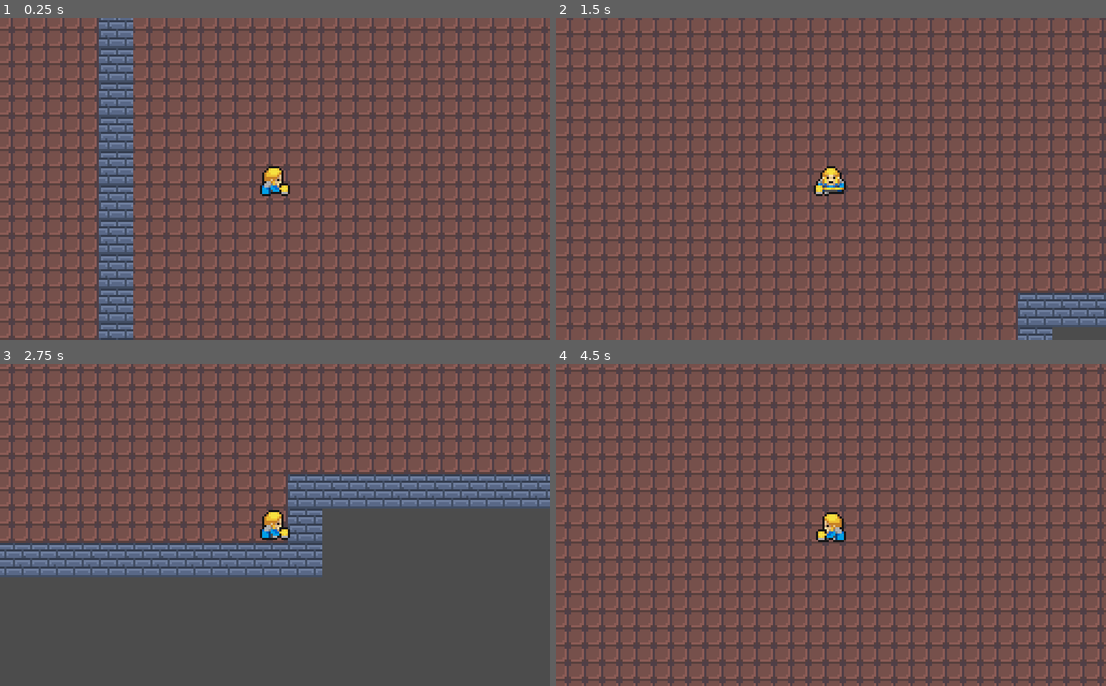
Above: before the commit, frames 1-4 (two rows, left to right).
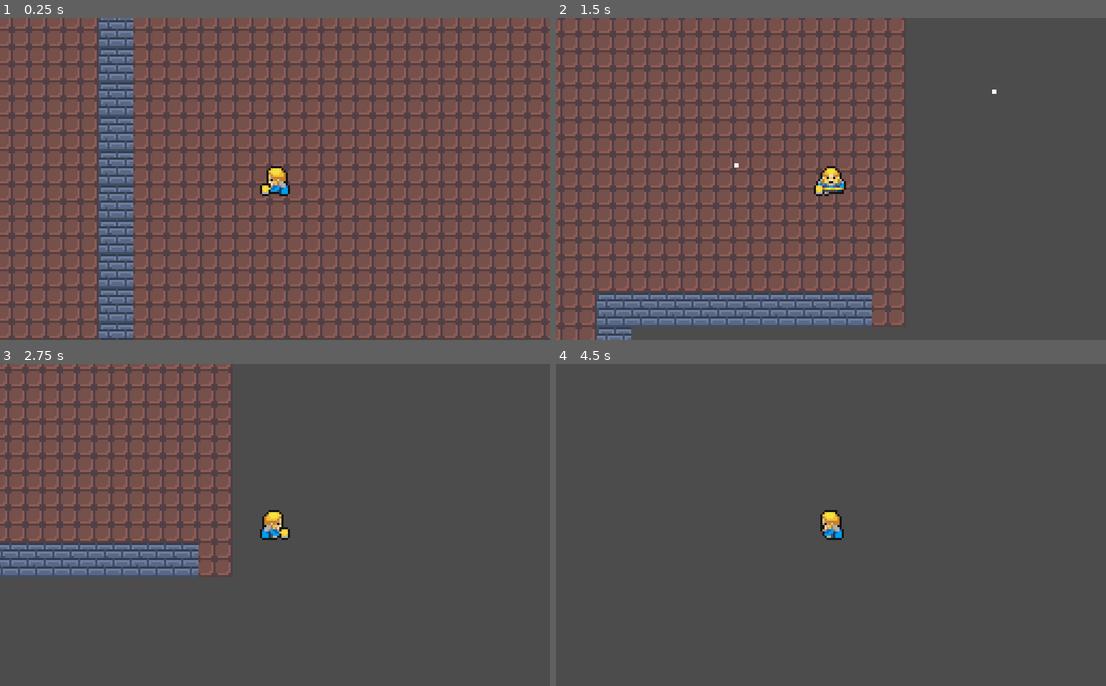
Above: after the commit, the same moments.

Repository: aayushrh/pikmin-Idea
Game: Godot game, scene res://World/World.tscn
Two runs of this game, one before a commit and one after it. Both use one fixed random seed, a clock stepped at 60 frames per second and the inputs below.
Inputs (mouse positions are in pixels of both pictures, inside the frame that each line leads up to):
- Up to frame 1 (0.25 s): no input
- Up to frame 2 (1.5 s): tap Enter at 0.5 s; move the mouse to (952, 162) at 0.52 s; hold D (game_right) 0.53-1.28 s; tap Space (dash) at 0.6 s; right-click (952, 162) at 0.8 s; move the mouse to (721, 195) at 1.27 s; hold S (game_down) from 1.28 s (still down); right-click (721, 195) at 1.35 s
- Up to frame 3 (2.75 s): click (165, 541) at 1.55 s; move the mouse to (330, 454) at 2.02 s; release S (game_down) at 2.03 s; hold D (game_right) from 2.03 s (still down); click (330, 454) at 2.1 s; tap Space (dash) at 2.3 s
- Up to frame 4 (4.5 s): move the mouse to (803, 589) at 2.77 s; release D (game_right) at 2.78 s; hold W (game_up) 2.78-3.53 s; tap Space (dash) at 2.85 s; right-click (803, 589) at 3.05 s; move the mouse to (996, 573) at 3.52 s; hold A (game_left) from 3.53 s (still down); right-click (996, 573) at 3.6 s; click (996, 573) at 3.8 s; move the mouse to (666, 476) at 4.27 s; click (666, 476) at 4.35 s

The runs differ from the first frame. In frame 1, 0.3% of the frame differs, in the area x 47-53%, y 46-56%; in frame 2, 51%; in frame 3, 27%; in frame 4, 70%, in the area x 0-100%, y 0-100%.

Commit message:
Attacking

Diff:
--- a/Player.gd
+++ b/Player.gd
@@ -9,8 +9,9 @@
 export(float) var DASH_TIME = 1.5
 export(float) var DASH_COOLDOWN = 1
 
-var dashing = false
 var can_dash = true
+
+var playerState = "Move"
 
 onready var Bullet = preload("res://Player//Bullet.tscn")
 
@@ -19,26 +20,42 @@
 
 func _ready():
 	aTree.active = true
+	#state.travel("Attack")
+	#playerState = "Attack"
 
 func _process(delta):
 	if(Input.is_action_just_pressed("shoot")):
 		var vector = get_global_mouse_position() - global_position
-		vector.normalized()
+		vector = vector.normalized()
 		var bullet = Bullet.instance()
 		bullet.global_position = global_position
 		bullet.direction = vector
 		get_tree().current_scene.add_child(bullet)
-	if(!dashing):
+	if(playerState == "Move"):
 		_move(delta)
-	else:
+	elif (playerState == "Dash"):
 		_dash(delta)
+	elif (playerState == "Attack"):
+		_attack()
+
+func _attack():
+	state.travel("Attack")
 
 func _move(delta):
+	var vector = get_global_mouse_position() - global_position
+	vector = vector.normalized()
+	aTree.set("parameters/Attack/blend_position", vector)
+
+	if(Input.is_action_just_pressed("attack")):
+		state.travel("Attack")
+		playerState = "Attack"
+		$SwordTimer.start(0.5)
 
 	if(Input.is_action_just_pressed("dash") and can_dash):
-		dashing = true
+		playerState = "Dash"
 		can_dash = false
 		$DashTimer.start(DASH_TIME)
+		$DashCooldown.start(DASH_COOLDOWN)
 
 	var input_vector = Vector2.ZERO
 	input_vector.x = Input.get_action_strength("game_right") - Input.get_action_strength("game_left")
@@ -58,16 +75,15 @@
 	velocity = move_and_slide(velocity)
 
 func _dash(delta):
-	var old_vel = velocity
-	velocity.normalized()
-	var input_vector = velocity
-	velocity = old_vel
-	input_vector *= DASH_SPEED
+	var input_vector = velocity.normalized()
+	input_vector *= DASH_SPEED * 100
 	move_and_slide(input_vector * delta)
 
 func _on_DashTimer_timeout():
-	dashing = false
-	$DashCooldown.start(DASH_COOLDOWN)
+	playerState = "Move"
 
 func _on_DashCooldown_timeout():
 	can_dash = true
+
+func _on_SwordTimer_timeout():
+	playerState = "Move"
--- a/Player/Bullet.gd
+++ b/Player/Bullet.gd
@@ -1,8 +1,11 @@
 extends KinematicBody2D
 
-export(int) var speed = 5000
+export(int) var speed = 250
 
 var direction = Vector2.ZERO
 
 func _process(delta):
-	move_and_slide(direction * speed * delta)
+	move_and_slide(direction * speed * 75 * delta)
+
+func _on_Wall_body_entered(body):
+	queue_free()
--- a/Player/Bullet.tscn
+++ b/Player/Bullet.tscn
@@ -1,9 +1,14 @@
-[gd_scene load_steps=3 format=2]
+[gd_scene load_steps=4 format=2]
 
 [ext_resource path="res://Player/Bullet.gd" type="Script" id=1]
 [ext_resource path="res://Hitbox.gd" type="Script" id=2]
 
+[sub_resource type="CircleShape2D" id=1]
+radius = 2.0
+
 [node name="Bullet" type="KinematicBody2D"]
+collision_layer = 0
+collision_mask = 0
 script = ExtResource( 1 )
 
 [node name="Hitbox" type="Area2D" parent="."]
@@ -16,3 +21,11 @@
 
 [node name="Polygon2D" type="Polygon2D" parent="."]
 polygon = PoolVector2Array( -1, 1, 1, 1, 1, -1, -1, -1 )
+
+[node name="Wall" type="Area2D" parent="."]
+collision_mask = 0
+
+[node name="CollisionShape2D" type="CollisionShape2D" parent="Wall"]
+shape = SubResource( 1 )
+
+[connection signal="body_entered" from="Wall" to="." method="_on_Wall_body_entered"]
--- a/Player/Player.tscn
+++ b/Player/Player.tscn
@@ -1,7 +1,167 @@
-[gd_scene load_steps=26 format=2]
+[gd_scene load_steps=39 format=2]
 
 [ext_resource path="res://Player.gd" type="Script" id=1]
 [ext_resource path="res://Art/Champions/Arthax.png" type="Texture" id=2]
+
+[sub_resource type="Animation" id=24]
+resource_name = "Attack_Down"
+length = 0.5
+tracks/0/type = "value"
+tracks/0/path = NodePath("Sprite:frame")
+tracks/0/interp = 1
+tracks/0/loop_wrap = true
+tracks/0/imported = false
+tracks/0/enabled = true
+tracks/0/keys = {
+"times": PoolRealArray( 0, 0.1, 0.2, 0.3, 0.4 ),
+"transitions": PoolRealArray( 1, 1, 1, 1, 1 ),
+"update": 1,
+"values": [ 20, 21, 22, 23, 24 ]
+}
+tracks/1/type = "value"
+tracks/1/path = NodePath("Pivot:rotation_degrees")
+tracks/1/interp = 1
+tracks/1/loop_wrap = true
+tracks/1/imported = false
+tracks/1/enabled = true
+tracks/1/keys = {
+"times": PoolRealArray( 0 ),
+"transitions": PoolRealArray( 1 ),
+"update": 1,
+"values": [ 0.0 ]
+}
+tracks/2/type = "value"
+tracks/2/path = NodePath("Pivot/Hitbox/CollisionShape2D:disabled")
+tracks/2/interp = 1
+tracks/2/loop_wrap = true
+tracks/2/imported = false
+tracks/2/enabled = true
+tracks/2/keys = {
+"times": PoolRealArray( 0, 0.5 ),
+"transitions": PoolRealArray( 1, 1 ),
+"update": 1,
+"values": [ false, true ]
+}
+
+[sub_resource type="Animation" id=27]
+resource_name = "Attack_Left"
+length = 0.5
+tracks/0/type = "value"
+tracks/0/path = NodePath("Sprite:frame")
+tracks/0/interp = 1
+tracks/0/loop_wrap = true
+tracks/0/imported = false
+tracks/0/enabled = true
+tracks/0/keys = {
+"times": PoolRealArray( 0, 0.1, 0.2, 0.3, 0.4 ),
+"transitions": PoolRealArray( 1, 1, 1, 1, 1 ),
+"update": 1,
+"values": [ 35, 36, 37, 38, 39 ]
+}
+tracks/1/type = "value"
+tracks/1/path = NodePath("Pivot:rotation_degrees")
+tracks/1/interp = 1
+tracks/1/loop_wrap = true
+tracks/1/imported = false
+tracks/1/enabled = true
+tracks/1/keys = {
+"times": PoolRealArray( 0 ),
+"transitions": PoolRealArray( 1 ),
+"update": 1,
+"values": [ 90.0 ]
+}
+tracks/2/type = "value"
+tracks/2/path = NodePath("Pivot/Hitbox/CollisionShape2D:disabled")
+tracks/2/interp = 1
+tracks/2/loop_wrap = true
+tracks/2/imported = false
+tracks/2/enabled = true
+tracks/2/keys = {
+"times": PoolRealArray( 0, 0.5 ),
+"transitions": PoolRealArray( 1, 1 ),
+"update": 1,
+"values": [ false, true ]
+}
+
+[sub_resource type="Animation" id=26]
+resource_name = "Attack_Right"
+length = 0.5
+tracks/0/type = "value"
+tracks/0/path = NodePath("Sprite:frame")
+tracks/0/interp = 1
+tracks/0/loop_wrap = true
+tracks/0/imported = false
+tracks/0/enabled = true
+tracks/0/keys = {
+"times": PoolRealArray( 0, 0.1, 0.2, 0.3, 0.4 ),
+"transitions": PoolRealArray( 1, 1, 1, 1, 1 ),
+"update": 1,
+"values": [ 30, 31, 32, 33, 34 ]
+}
+tracks/1/type = "value"
+tracks/1/path = NodePath("Pivot:rotation_degrees")
+tracks/1/interp = 1
+tracks/1/loop_wrap = true
+tracks/1/imported = false
+tracks/1/enabled = true
+tracks/1/keys = {
+"times": PoolRealArray( 0 ),
+"transitions": PoolRealArray( 1 ),
+"update": 1,
+"values": [ -90.0 ]
+}
+tracks/2/type = "value"
+tracks/2/path = NodePath("Pivot/Hitbox/CollisionShape2D:disabled")
+tracks/2/interp = 1
+tracks/2/loop_wrap = true
+tracks/2/imported = false
+tracks/2/enabled = true
+tracks/2/keys = {
+"times": PoolRealArray( 0, 0.5 ),
+"transitions": PoolRealArray( 1, 1 ),
+"update": 1,
+"values": [ false, true ]
+}
+
+[sub_resource type="Animation" id=25]
+resource_name = "Attack_Up"
+length = 0.5
+tracks/0/type = "value"
+tracks/0/path = NodePath("Sprite:frame")
+tracks/0/interp = 1
+tracks/0/loop_wrap = true
+tracks/0/imported = false
+tracks/0/enabled = true
+tracks/0/keys = {
+"times": PoolRealArray( 0, 0.1, 0.2, 0.3, 0.4 ),
+"transitions": PoolRealArray( 1, 1, 1, 1, 1 ),
+"update": 1,
+"values": [ 25, 26, 27, 28, 29 ]
+}
+tracks/1/type = "value"
+tracks/1/path = NodePath("Pivot:rotation_degrees")
+tracks/1/interp = 1
+tracks/1/loop_wrap = true
+tracks/1/imported = false
+tracks/1/enabled = true
+tracks/1/keys = {
+"times": PoolRealArray( 0 ),
+"transitions": PoolRealArray( 1 ),
+"update": 1,
+"values": [ 180.0 ]
+}
+tracks/2/type = "value"
+tracks/2/path = NodePath("Pivot/Hitbox/CollisionShape2D:disabled")
+tracks/2/interp = 1
+tracks/2/loop_wrap = true
+tracks/2/imported = false
+tracks/2/enabled = true
+tracks/2/keys = {
+"times": PoolRealArray( 0, 0.5 ),
+"transitions": PoolRealArray( 1, 1 ),
+"update": 1,
+"values": [ false, true ]
+}
 
 [sub_resource type="Animation" id=1]
 resource_name = "Idle_Down"
@@ -85,6 +245,30 @@
 "update": 0,
 "values": [ 5 ]
 }
+tracks/1/type = "value"
+tracks/1/path = NodePath("Pivot:rotation_degrees")
+tracks/1/interp = 1
+tracks/1/loop_wrap = true
+tracks/1/imported = false
+tracks/1/enabled = true
+tracks/1/keys = {
+"times": PoolRealArray( 0 ),
+"transitions": PoolRealArray( 1 ),
+"update": 0,
+"values": [ 0.0 ]
+}
+tracks/2/type = "value"
+tracks/2/path = NodePath("Pivot/Hitbox/CollisionShape2D:disabled")
+tracks/2/interp = 1
+tracks/2/loop_wrap = true
+tracks/2/imported = false
+tracks/2/enabled = true
+tracks/2/keys = {
+"times": PoolRealArray( 0 ),
+"transitions": PoolRealArray( 1 ),
+"update": 0,
+"values": [ false ]
+}
 
 [sub_resource type="Animation" id=6]
 resource_name = "Run_Down"
@@ -153,6 +337,29 @@
 "update": 1,
 "values": [ 5, 6, 7, 8, 9 ]
 }
+
+[sub_resource type="AnimationNodeAnimation" id=29]
+animation = "Attack_Up"
+
+[sub_resource type="AnimationNodeAnimation" id=30]
+animation = "Attack_Down"
+
+[sub_resource type="AnimationNodeAnimation" id=31]
+animation = "Attack_Left"
+
+[sub_resource type="AnimationNodeAnimation" id=32]
+animation = "Attack_Right"
+
+[sub_resource type="AnimationNodeBlendSpace2D" id=33]
+blend_point_0/node = SubResource( 29 )
+blend_point_0/pos = Vector2( 0, -1 )
+blend_point_1/node = SubResource( 30 )
+blend_point_1/pos = Vector2( 0, 1 )
+blend_point_2/node = SubResource( 31 )
+blend_point_2/pos = Vector2( -1, 0 )
+blend_point_3/node = SubResource( 32 )
+blend_point_3/pos = Vector2( 1, 0 )
+blend_mode = 1
 
 [sub_resource type="AnimationNodeAnimation" id=10]
 animation = "Idle_Up"
@@ -200,12 +407,20 @@
 
 [sub_resource type="AnimationNodeStateMachineTransition" id=20]
 
+[sub_resource type="AnimationNodeStateMachineTransition" id=34]
+
+[sub_resource type="AnimationNodeStateMachineTransition" id=35]
+
+[sub_resource type="AnimationNodeStateMachineTransition" id=36]
+
 [sub_resource type="AnimationNodeStateMachine" id=21]
+states/Attack/node = SubResource( 33 )
+states/Attack/position = Vector2( 249.5, 143 )
 states/Idle/node = SubResource( 14 )
 states/Idle/position = Vector2( 224.5, 74.5 )
 states/Run/node = SubResource( 19 )
 states/Run/position = Vector2( 374, 84 )
-transitions = [ "Idle", "Run", SubResource( 20 ) ]
+transitions = [ "Idle", "Run", SubResource( 20 ), "Run", "Idle", SubResource( 34 ), "Attack", "Idle", SubResource( 35 ), "Idle", "Attack", SubResource( 36 ) ]
 start_node = "Idle"
 
 [sub_resource type="AnimationNodeStateMachinePlayback" id=22]
@@ -214,7 +429,13 @@
 radius = 4.01399
 height = 3.94196
 
+[sub_resource type="CapsuleShape2D" id=28]
+radius = 3.99951
+height = 13.9983
+
 [node name="Player" type="KinematicBody2D"]
+collision_layer = 3
+collision_mask = 2
 script = ExtResource( 1 )
 
 [node name="Sprite" type="Sprite" parent="."]
@@ -226,6 +447,10 @@
 [node name="DashTimer" type="Timer" parent="."]
 
 [node name="AnimationPlayer" type="AnimationPlayer" parent="."]
+anims/Attack_Down = SubResource( 24 )
+anims/Attack_Left = SubResource( 27 )
+anims/Attack_Right = SubResource( 26 )
+anims/Attack_Up = SubResource( 25 )
 anims/Idle_Down = SubResource( 1 )
 anims/Idle_Left = SubResource( 2 )
 anims/Idle_Right = SubResource( 3 )
@@ -239,8 +464,10 @@
 [node name="AnimationTree" type="AnimationTree" parent="."]
 tree_root = SubResource( 21 )
 anim_player = NodePath("../AnimationPlayer")
+active = true
 parameters/playback = SubResource( 22 )
-parameters/Idle/blend_position = Vector2( 0.00125623, -0.971429 )
+parameters/Attack/blend_position = Vector2( 0, -1 )
+parameters/Idle/blend_position = Vector2( -1, 0 )
 parameters/Run/blend_position = Vector2( 0, 0 )
 
 [node name="CollisionShape2D" type="CollisionShape2D" parent="."]
@@ -249,6 +476,20 @@
 shape = SubResource( 23 )
 
 [node name="DashCooldown" type="Timer" parent="."]
+one_shot = true
+
+[node name="Pivot" type="Position2D" parent="."]
+
+[node name="Hitbox" type="Area2D" parent="Pivot"]
+
+[node name="CollisionShape2D" type="CollisionShape2D" parent="Pivot/Hitbox"]
+position = Vector2( 0, 9 )
+rotation = 1.5708
+shape = SubResource( 28 )
+
+[node name="SwordTimer" type="Timer" parent="."]
 
 [connection signal="timeout" from="DashTimer" to="." method="_on_DashTimer_timeout"]
+[connection signal="animation_finished" from="AnimationPlayer" to="." method="_on_AnimationPlayer_animation_finished"]
 [connection signal="timeout" from="DashCooldown" to="." method="_on_DashCooldown_timeout"]
+[connection signal="timeout" from="SwordTimer" to="." method="_on_SwordTimer_timeout"]
--- a/World/World.tscn
+++ b/World/World.tscn
@@ -21,7 +21,7 @@
 position = Vector2( 114, 61 )
 ACCELERATION = 1000
 MAX_SPEED = 200
-DASH_SPEED = 400
+DASH_SPEED = 750
 DASH_TIME = 0.25
 
 [node name="RemoteTransform2D" type="RemoteTransform2D" parent="Player"]
--- a/project.godot
+++ b/project.godot
@@ -62,6 +62,11 @@
 "events": [ Object(InputEventMouseButton,"resource_local_to_scene":false,"resource_name":"","device":0,"alt":false,"shi …(212 unchanged characters)…
  ]
 }
+attack={
+"deadzone": 0.5,
+"events": [ Object(InputEventMouseButton,"resource_local_to_scene":false,"resource_name":"","device":0,"alt":false,"shift":false,"control":false,"meta":false,"command":false,"button_mask":0,"position":Vector2( 0, 0 ),"global_position":Vector2( 0, 0 ),"factor":1.0,"button_index":1,"pressed":false,"doubleclick":false,"script":null)
+ ]
+}
 
 [layer_names]
 
